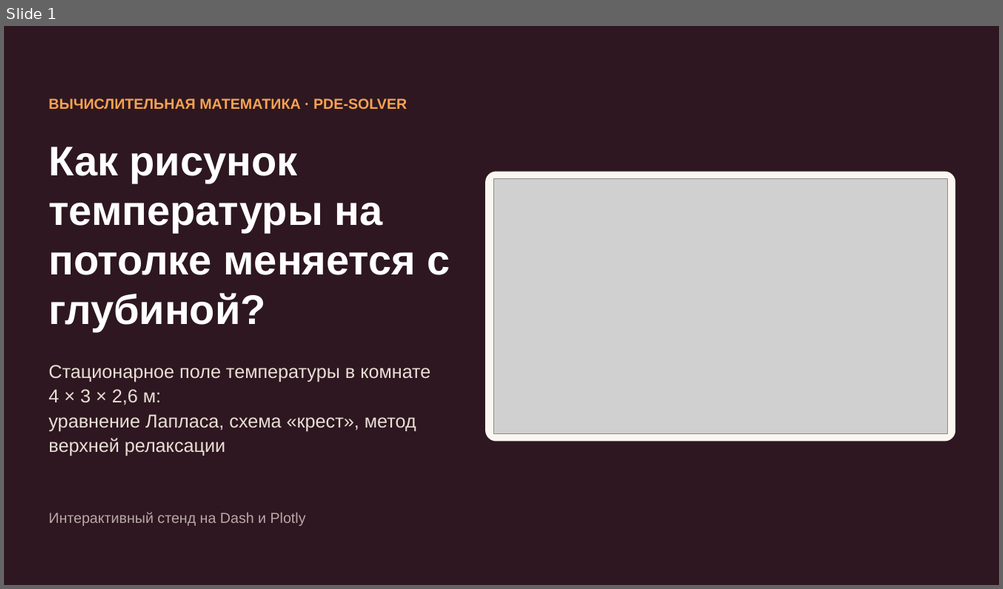
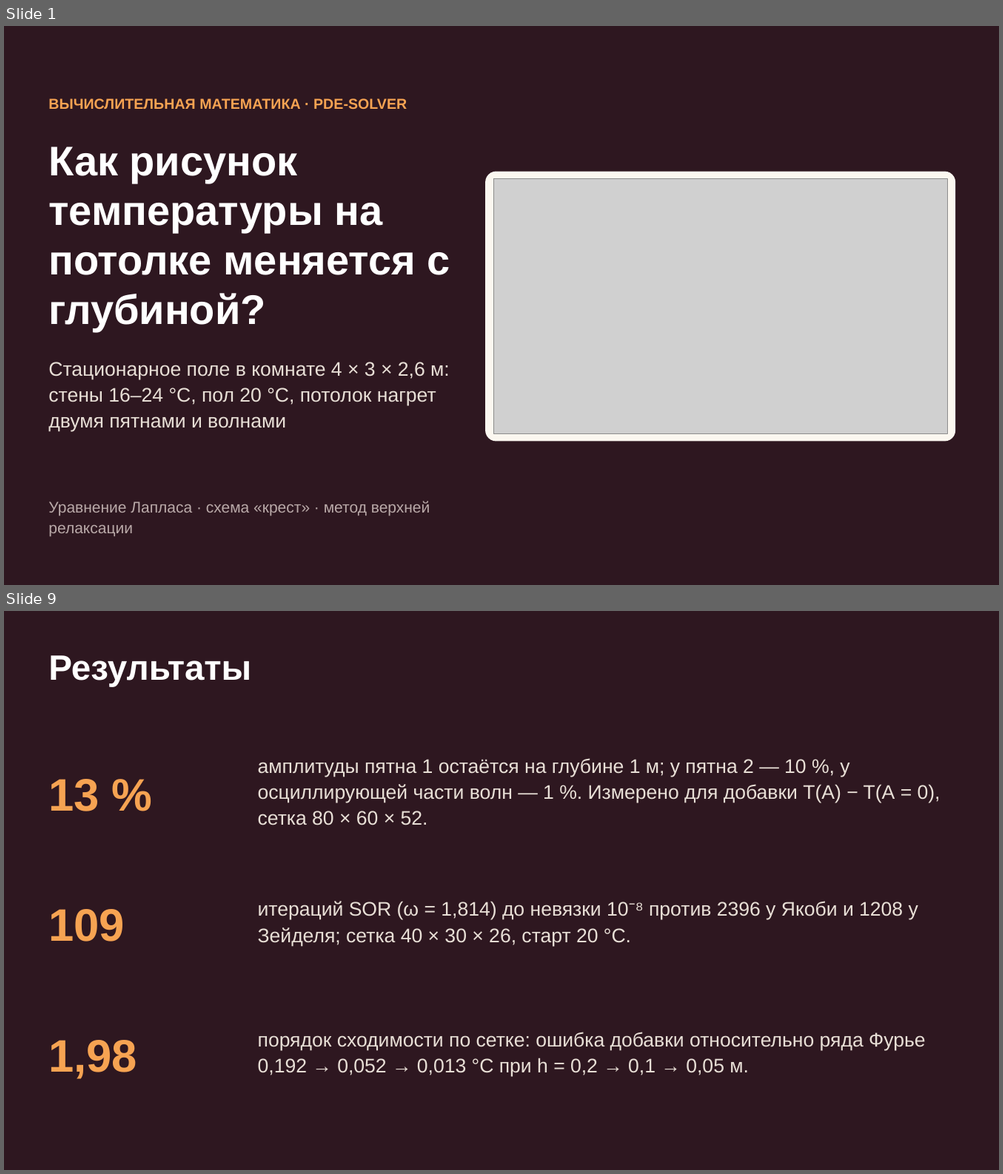
Before and after one commit to terMorel/computational-mathematics, a slide deck: PDE-Solver/presentation/PDE-Solver.pptx. Shown one above the other, each under a label of ours: slide 1 before the commit, slides 1 and 9 after it; the slides between them are not shown. The pictures are 1003x589 and 1003x1174 pixels, drawn with LibreOffice and Linux fonts; fonts in the diff are those of the drawing; grey boxes stand for pictures. Boxes give left, top, right and bottom in pixels: in the first picture for what was removed or moved away, otherwise in the second. Text is boxed around its words. In the diff, an @@ line names an element or a change of style, - is before the commit and + after.

```diff
--- a/PDE-Solver/presentation/PDE-Solver.pptx
+++ b/PDE-Solver/presentation/PDE-Solver.pptx
@@ slide 9 added at box(4, 611, 999, 1170), background #2E1720 @@
@@ text added at box(48, 655, 251, 686), 34 pt, text #FFFFFF, bold @@
+Результаты
@@ text added at box(258, 758, 940, 826), 19 pt, text #E8DFD6 @@
+амплитуды пятна 1 остаётся на глубине 1 м; у пятна 2 — 10 %, у осциллирующей части волн — 1 %. Измерено для добавки T(A) − T(A = 0), сетка 80 × 60 × 52.
@@ text added at box(48, 779, 99, 812), 44 pt, text #F6A352, bold @@
+13 %
@@ text added at box(48, 909, 125, 942), 44 pt, text #F6A352, bold @@
+109
@@ text added at box(258, 901, 918, 946), 19 pt, text #E8DFD6 @@
+итераций SOR (ω = 1,814) до невязки 10⁻⁸ против 2396 у Якоби и 1208 у Зейделя; сетка 40 × 30 × 26, старт 20 °C.
@@ text added at box(258, 1032, 925, 1076), 19 pt, text #E8DFD6 @@
+порядок сходимости по сетке: ошибка добавки относительно ряда Фурье 0,192 → 0,052 → 0,013 °C при h = 0,2 → 0,1 → 0,05 м.
@@ text added at box(48, 1040, 137, 1079), 44 pt, text #F6A352, bold @@
+1,98
@@ slide 1 changed as well @@
@@ text at box(48, 362, 449, 432): text changed; size 18 to 19 pt @@
-Стационарное поле температуры в комнате 4 × 3 × 2,6 м:
-уравнение Лапласа, схема «крест», метод верхней релаксации
+Стационарное поле в комнате 4 × 3 × 2,6 м: стены 16–24 °C, пол 20 °C, потолок нагрет двумя пятнами и волнами
@@ text at box(48, 501, 430, 537): text changed; size 14 to 15 pt @@
-Интерактивный стенд на Dash и Plotly
+Уравнение Лапласа · схема «крест» · метод верхней релаксации
```
Also in this commit, not shown: 1 other slide changed, 6 other slides added, 7 slides removed, 12 other files.
